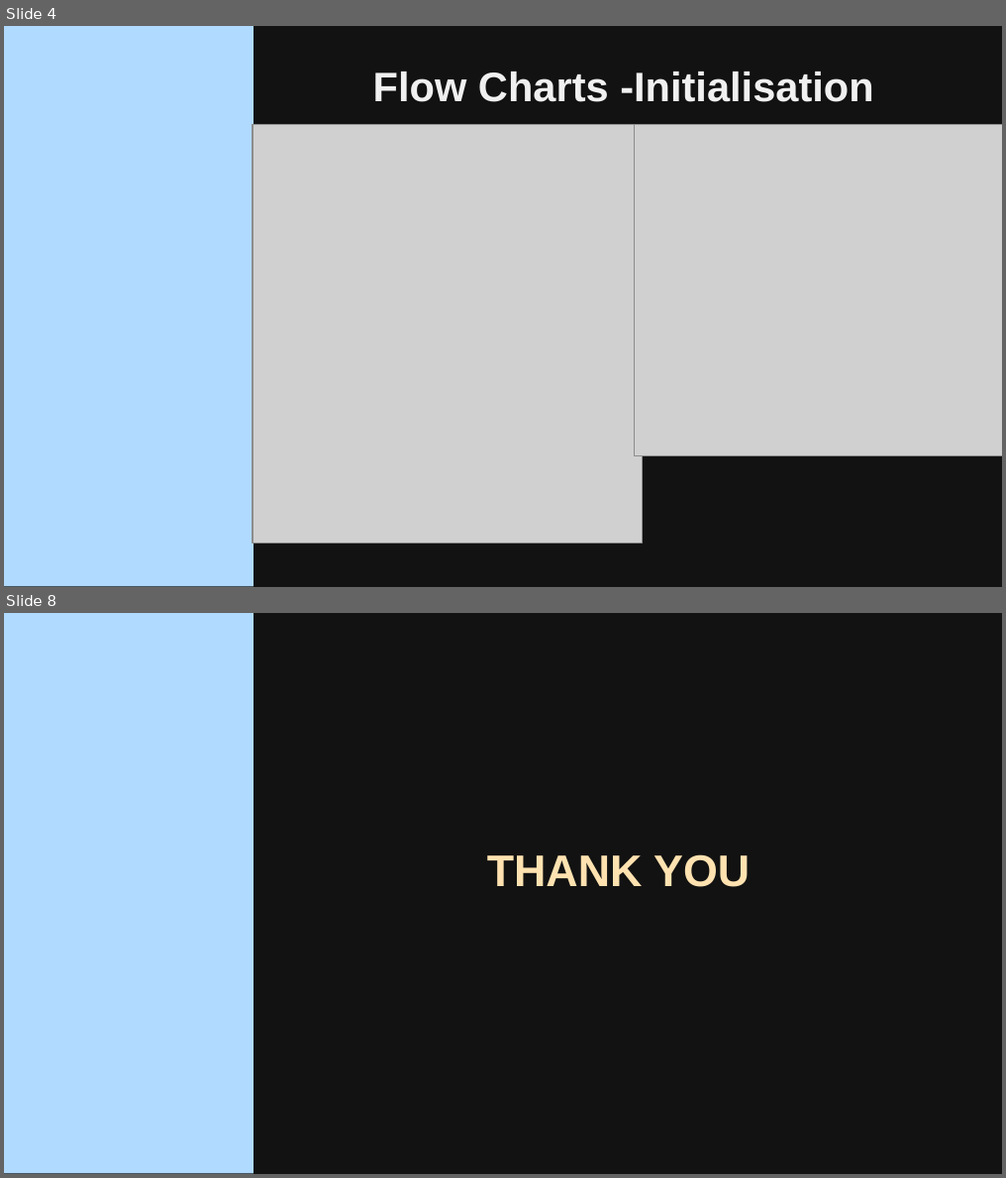
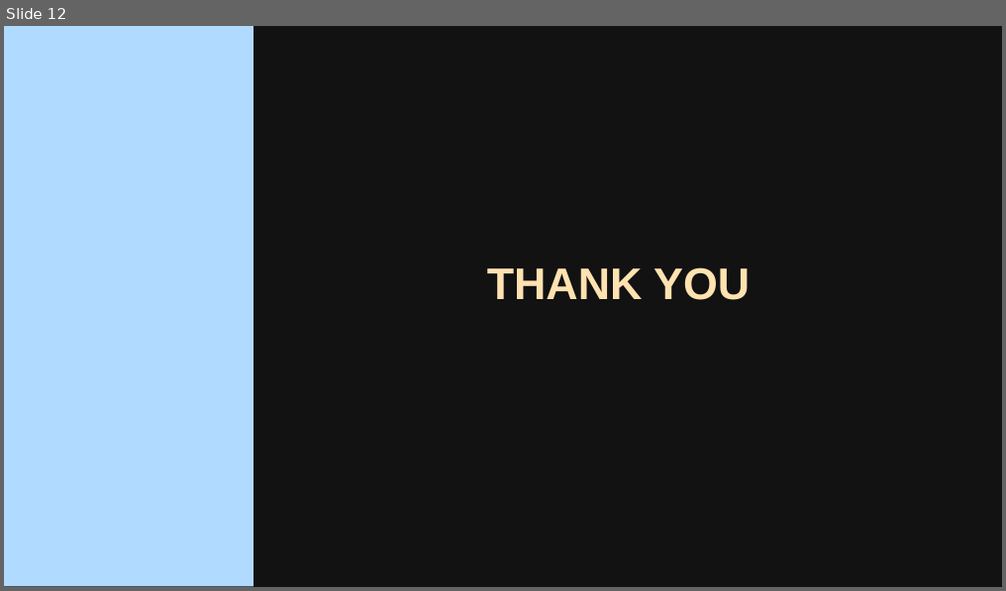
Before and after one commit to mohulmgeorge/embedded-systems, a slide deck: Presentations/AVR Live Class 13.pptx. Shown one above the other, each under a label of ours: slides 4 and 8 before the commit, slide 12 after it; the slides between them are not shown. The pictures are 1006x1178 and 1006x591 pixels, drawn with LibreOffice and Linux fonts; fonts in the diff are those of the drawing; grey boxes stand for pictures; background and template pictures are left out. Boxes give left, top, right and bottom in pixels: in the first picture for what was removed or moved away, otherwise in the second. Text is boxed around its words. In the diff, an @@ line names an element or a change of style, - is before the commit and + after.

```diff
--- a/Presentations/AVR Live Class 13.pptx
+++ b/Presentations/AVR Live Class 13.pptx
@@ slide 4 removed at <box>4,26,1002,587</box>, background picture (left out); not listed: 1 template element that a slide beside it also shows @@
@@ title removed at <box>373,72,873,102</box> @@
-Flow Charts -Initialisation
@@ picture removed at <box>252,125,643,543</box> @@
@@ picture removed at <box>635,125,1002,456</box> @@
@@ what was slide 8 is now slide 12 @@
```
Also in this commit, not shown: 1 slide changed, 10 slides added, 5 other slides removed, 19 other files.
